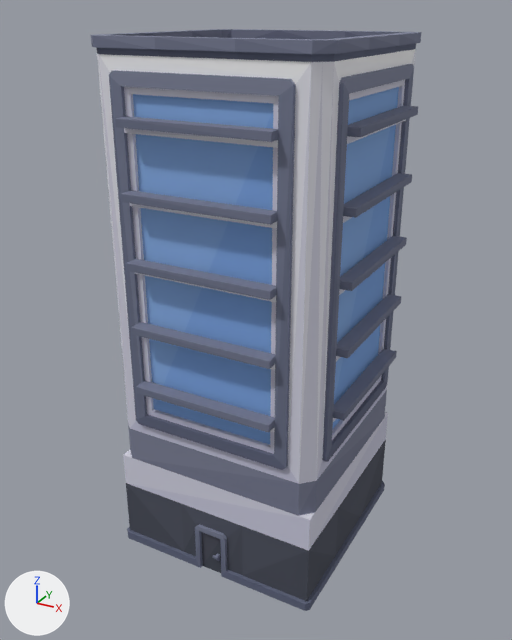
An edit to the glTF model client/public/models/batiments/skyscraper_a.glb, drawn before and after from the same camera.
The view is the same before and after, from a camera (50 mm lens) standing at (1.76, -3.29, 2.99) and looking at (-0.02, -0.04, 1.37). Arrows for +X, +Y and +Z are at lower left; the lights stay in place. The first picture is the older version. Vertices at exactly the same position are counted once.

Names of what the first picture shows: 'skyscraper_a'.
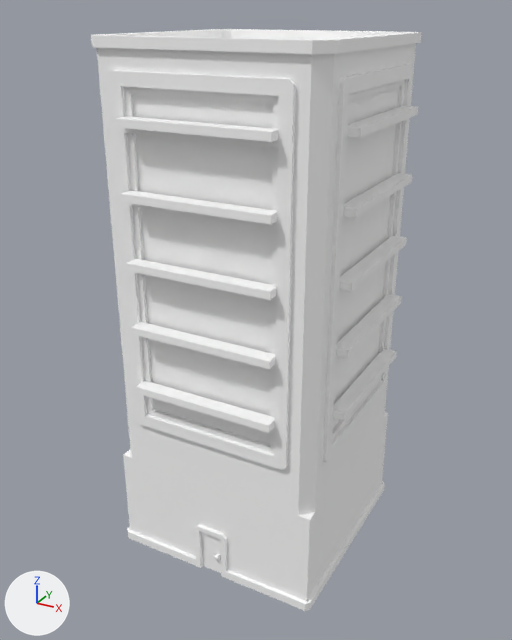
Edits to the scene script, one JSON object a line:
```json
{"block": "me_skyscraper_a", "where": "me_skyscraper_a.from_pydata(...)  # 978 vertices, 1292 faces; spans x -0.68..0.68, y -0.68..0.68, z 0.0..2.88"}
{"block": "me_skyscraper_a", "where": "# used by ob_skyscraper_a; location = (0.0, 0.0, 0.0)"}
{"block": "me_skyscraper_a", "change": "me_skyscraper_a part 1: 1021 faces centred in x -0.68..0.68, y -0.68..0.68, z 0.0..2.88 are repainted in the vertex colours; the middle colour goes from greyish blue #696e86 to white #ffffff"}
{"block": "me_skyscraper_a", "change": "me_skyscraper_a part 2: 271 faces centred in x -0.62..0.62, y -0.62..0.62, z 0.17..2.78 are repainted in the vertex colours; the middle colour goes from light grey #d3d3e3 to white #ffffff"}
```

Pixel boxes (x1, y1, x2, y2) of what changed, in the pictures (512 x 640 px):
```json
{"part": 1, "of": "me_skyscraper_a", "change": "recoloured", "before": [91, 29, 421, 611], "after": [91, 29, 421, 611], "on screen": "greyish blue to white"}
{"part": 2, "of": "me_skyscraper_a", "change": "recoloured", "before": [97, 49, 416, 551], "after": [97, 49, 416, 551], "on screen": "light grey to white"}
```
